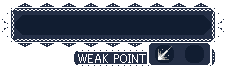
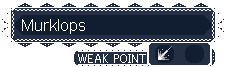
Layer changes from the first 225 × 67 image to the second:
renamed "Pasted Layer" to "Murklops", showed it, moved it above "BG", painted on it over [22, 19, 85, 34]
